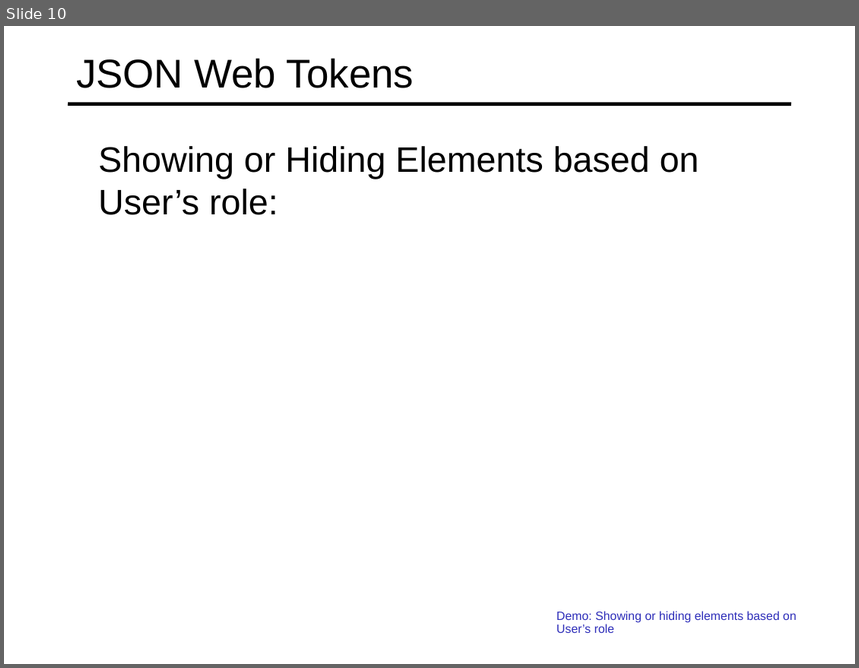
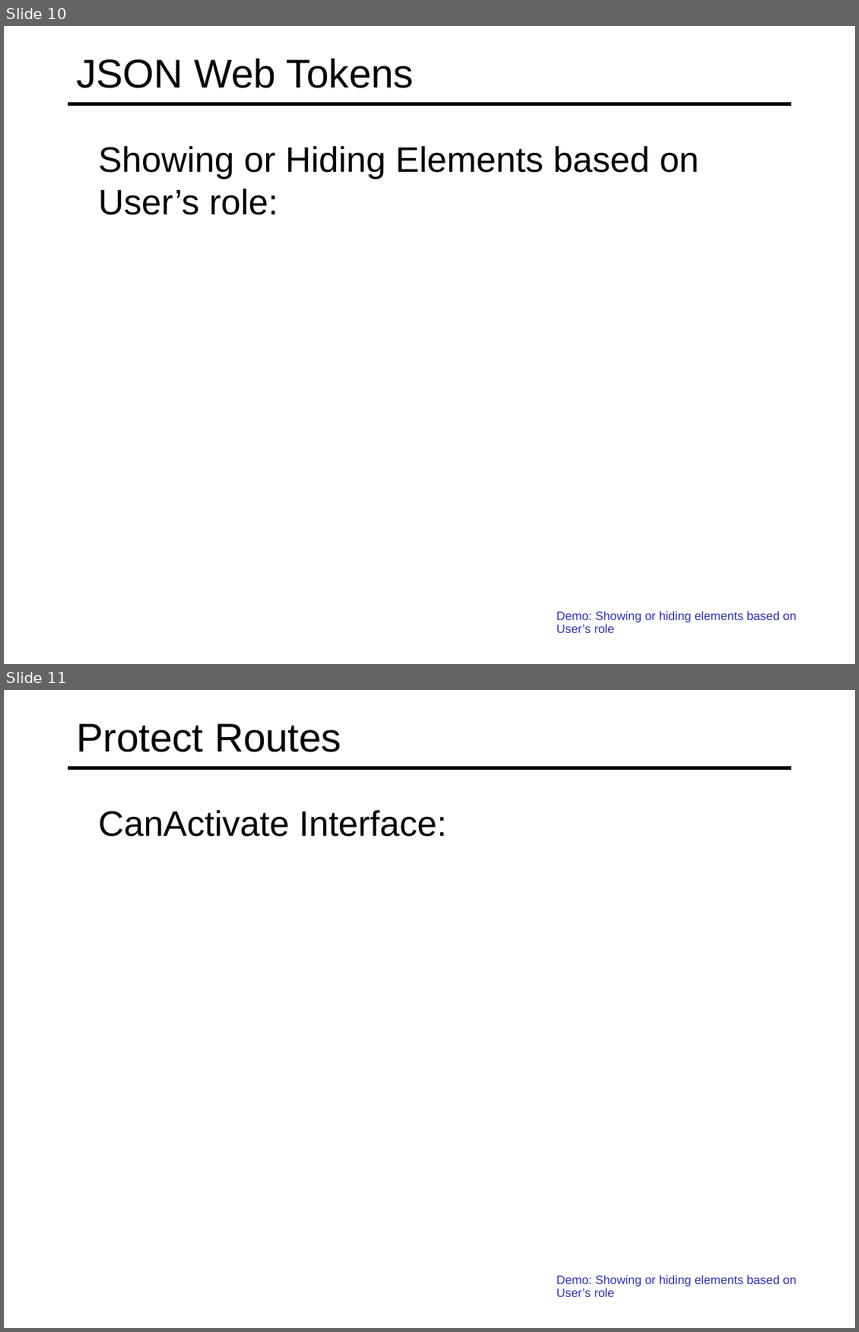
Before and after one commit to specter01wj/Jago_Link_Training, a slide deck: Angular/Angular12/Angular Advanced Course/Essentials/9.Authentication and Authorization/L9_Authentication and Authorization.ppt. Shown one above the other, each under a label of ours: slide 10 before the commit, slides 10 and 11 after it. The pictures are 859x668 and 859x1332 pixels, drawn with LibreOffice and Linux fonts; fonts in the diff are those of the drawing. Boxes give left, top, right and bottom in pixels: in the first picture for what was removed or moved away, otherwise in the second. Text is boxed around its words. In the diff, an @@ line names an element or a change of style, - is before the commit and + after.

```diff
--- a/Angular/Angular12/Angular Advanced Course/Essentials/9.Authentication and Authorization/L9_Authentication and Authorization.ppt
+++ b/Angular/Angular12/Angular Advanced Course/Essentials/9.Authentication and Authorization/L9_Authentication and Authorization.ppt
@@ slide 11 added at <box>4,690,855,1328</box>, background #FFFFFF; not listed: 1 template element that a slide beside it also shows @@
@@ title added at <box>76,723,341,752</box>, 34 pt, text #000000 @@
+Protect Routes
@@ text added at <box>98,810,446,837</box>, 30 pt, text #000000 @@
+  CanActivate Interface:
@@ text added at <box>557,1275,797,1297</box>, 10.2 pt, text #2D2DB9 @@
+  Demo: Showing or hiding elements based on User’s role
```
Also in this commit, not shown: 58 other files.
